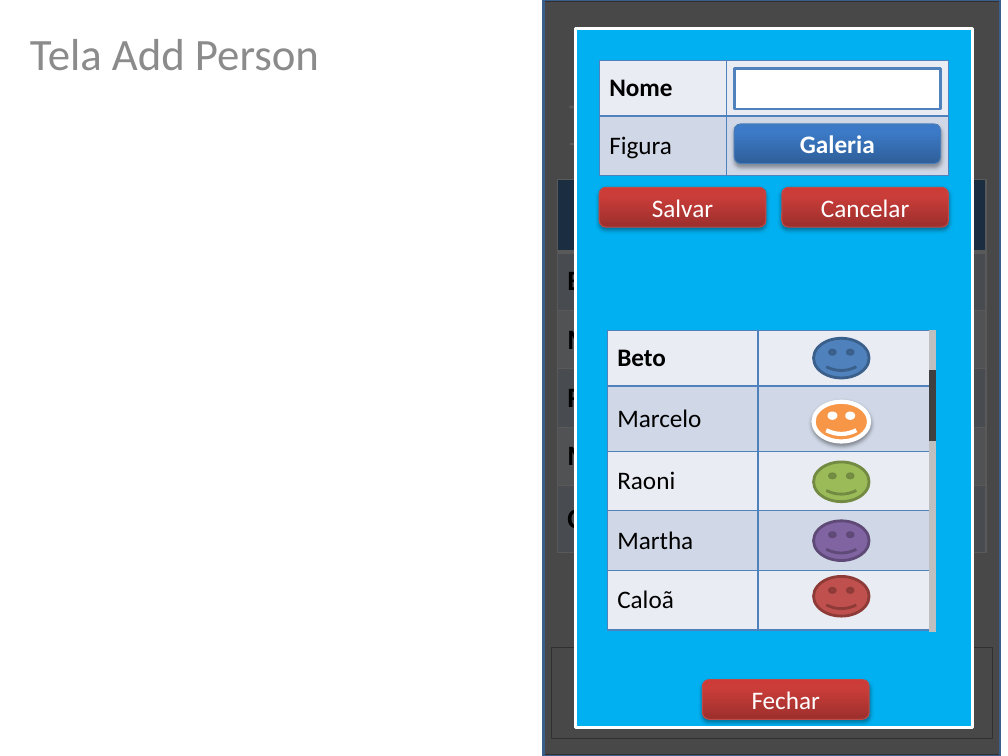
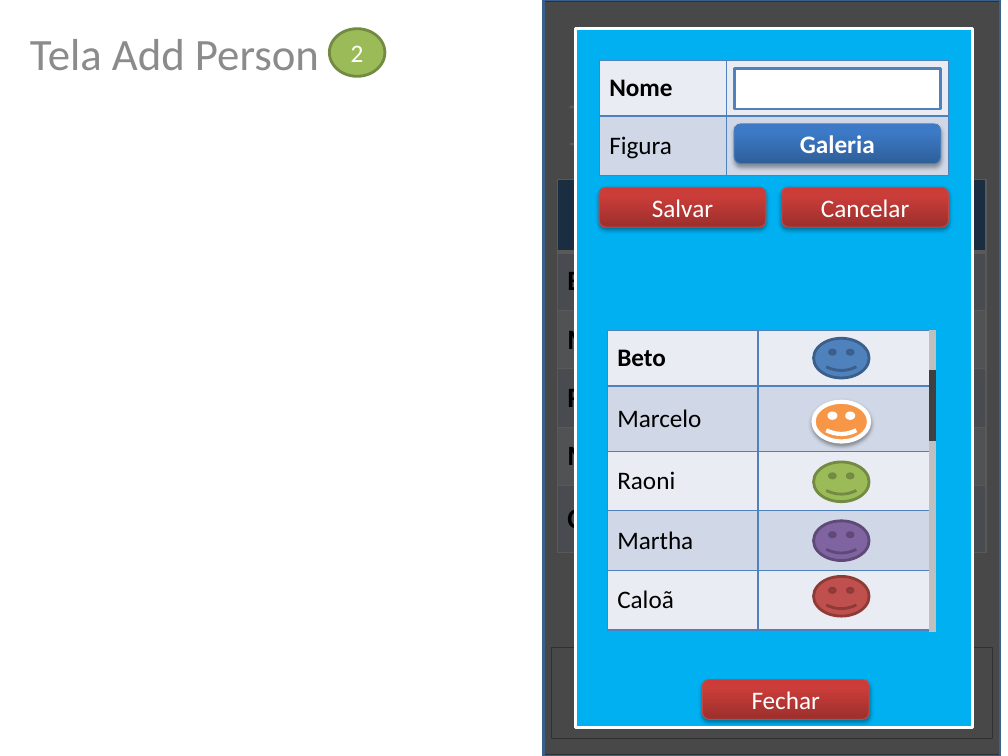
Before and after one commit to betito/proj-beto-rara, a slide deck: slide 4 of ButecoCalc/Calculadora de Buteco - V2.0_rara.pptx. Drawn at 1008x756 pixels with LibreOffice and Linux fonts; fonts in the diff are those of the drawing; grey boxes stand for pictures. Boxes give left, top, right and bottom in pixels: in the first picture for what was removed or moved away, otherwise in the second. Text is boxed around its words. In the diff, an @@ line names an element or a change of style, - is before the commit and + after.

```diff
--- a/ButecoCalc/Calculadora de Buteco - V2.0_rara.pptx
+++ b/ButecoCalc/Calculadora de Buteco - V2.0_rara.pptx
@@ ellipse added at bbox=[330, 29, 385, 77], fill #9BBB59, outline #738A42 2 pt, 18 pt, text #FFFFFF @@
+2
```
Also in this commit, not shown: 3 other slides changed.
